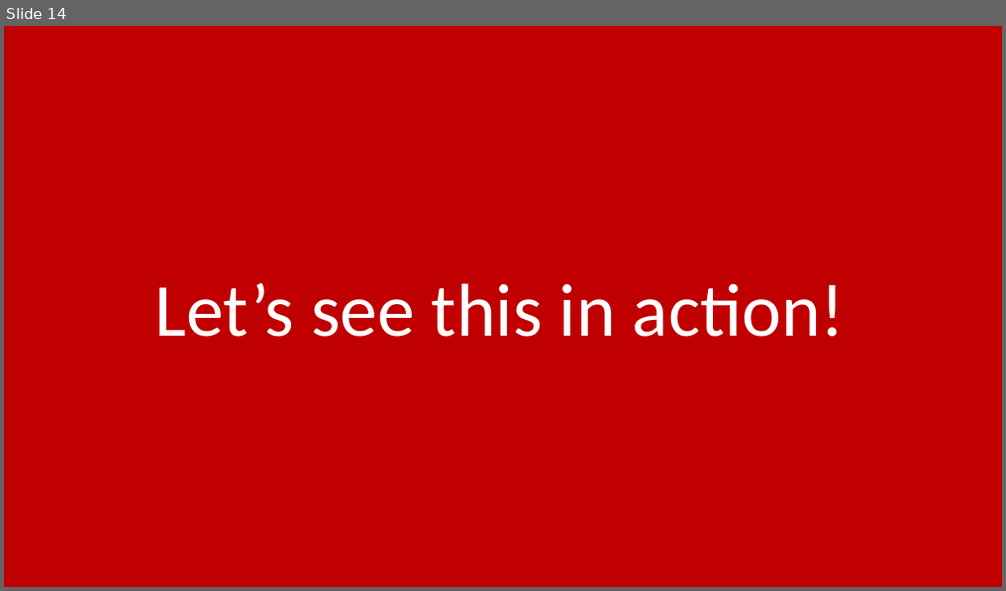
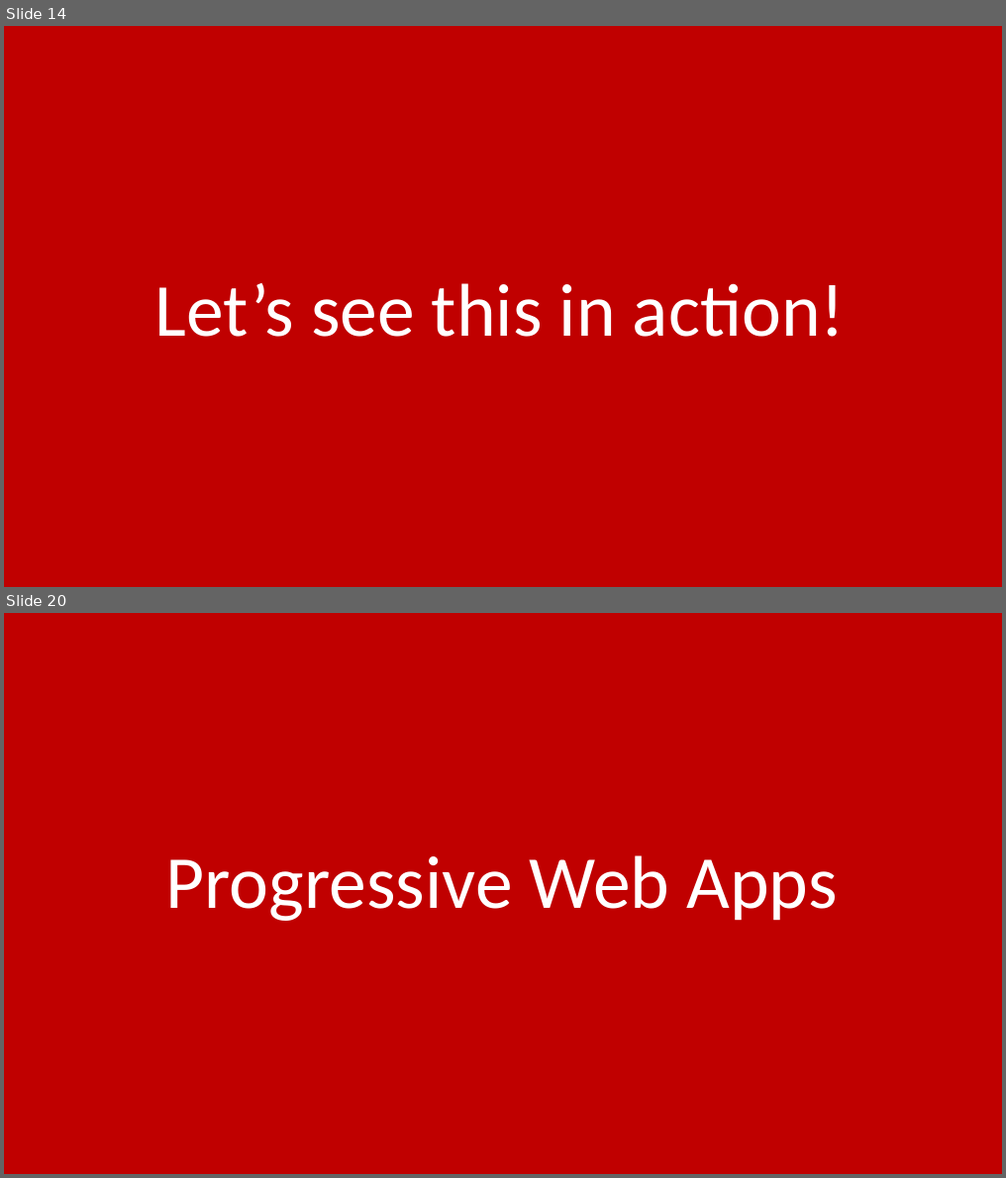
Before and after one commit to pulcher/blazor-playground, a slide deck: talks/houston/intro-to-blazor.pptx. Shown one above the other, each under a label of ours: slide 14 before the commit, slides 14 and 20 after it; the slides between them are not shown. The pictures are 1006x591 and 1006x1178 pixels, drawn with LibreOffice and Linux fonts; fonts in the diff are those of the drawing. Boxes give left, top, right and bottom in pixels: in the first picture for what was removed or moved away, otherwise in the second. Text is boxed around its words. In the diff, an @@ line names an element or a change of style, - is before the commit and + after.

```diff
--- a/talks/houston/intro-to-blazor.pptx
+++ b/talks/houston/intro-to-blazor.pptx
@@ slide 20 added at [4,613,1002,1174], background #C00000 @@
@@ text added at [166,856,838,921], 72 pt, text #FFFFFF @@
+Progressive Web Apps
```
Also in this commit, not shown: 5 slides changed, 5 other slides added.
